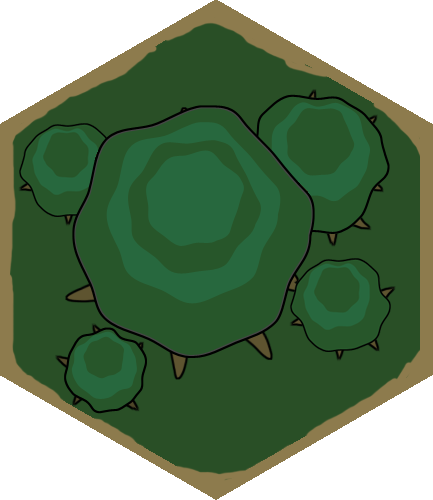
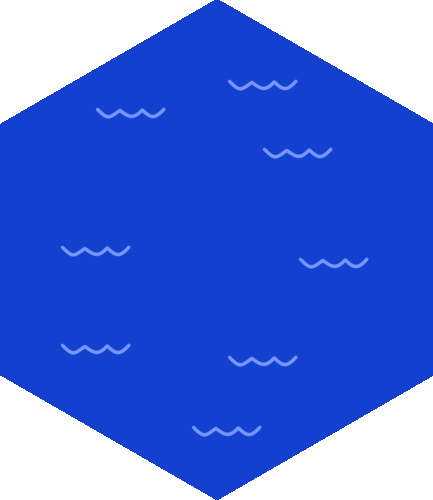
Before/after of a 433 x 500 layered artwork. What changed in the layer stack:
removed layer "Layer 14" over [64, 327, 147, 414]
removed layer "Layer 15" over [54, 323, 145, 412]
removed layer "Layer 11 copy" over [290, 258, 391, 352]
removed layer "Layer 13" over [289, 286, 396, 362]
removed layer "Layer 10" over [65, 105, 315, 380]
removed layer "Layer 11 copy 2" over [19, 123, 120, 217]
removed layer "Layer 13 copy" over [18, 151, 125, 227]
removed layer "Layer 11" over [240, 94, 390, 234]
removed layer "Layer 12" over [82, 88, 384, 295]
hid "border1" over [0, 7, 433, 495]
hid "border" over [0, 0, 433, 500]
added layer "Layer 41" above "Layer 40" over [227, 79, 298, 91]
added layer "Layer 40" above "Layer 39" over [191, 425, 262, 437]
added layer "Layer 39" above "Layer 38" over [60, 343, 131, 355]
added layer "Layer 38" above "Layer 37" over [95, 107, 166, 119]
added layer "Layer 37" above "Layer 36" over [298, 257, 369, 269]
added layer "Layer 36" above "Layer 35" over [60, 245, 131, 257]
added layer "Layer 35" above "Layer 34" over [227, 355, 298, 367]
added layer "Layer 34" above "Layer 33" over [262, 147, 333, 159]
added layer "Layer 6 copy 3" above "Layer 6 copy 2" over [0, 0, 433, 500]
